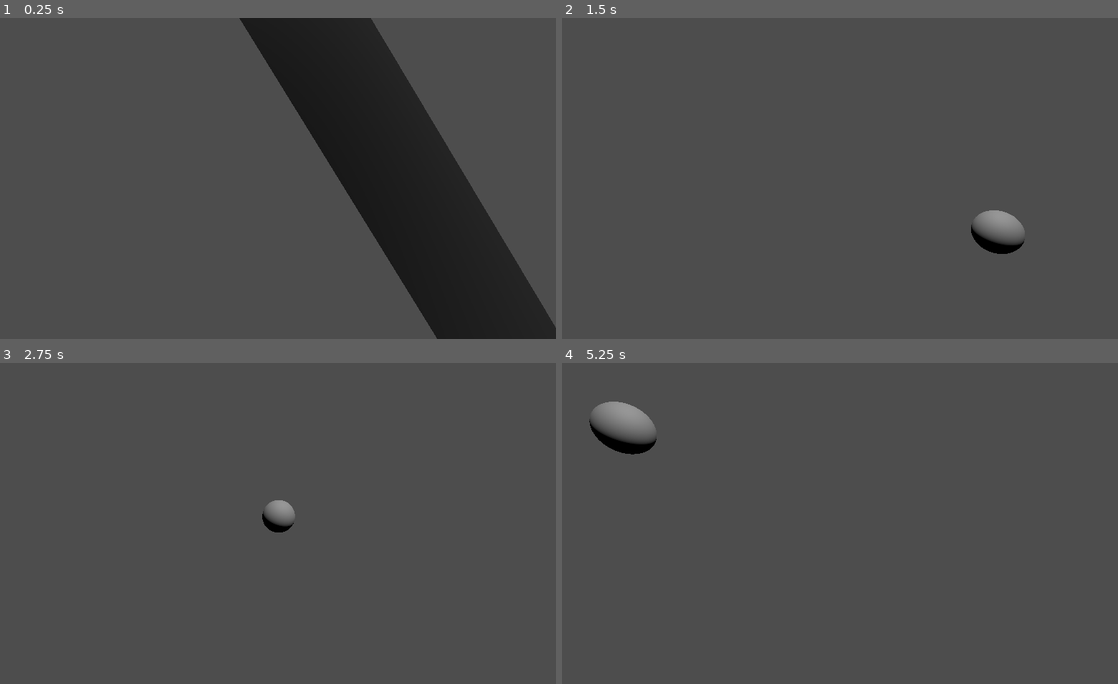
Above: before the commit, frames 1-4 (two rows, left to right).
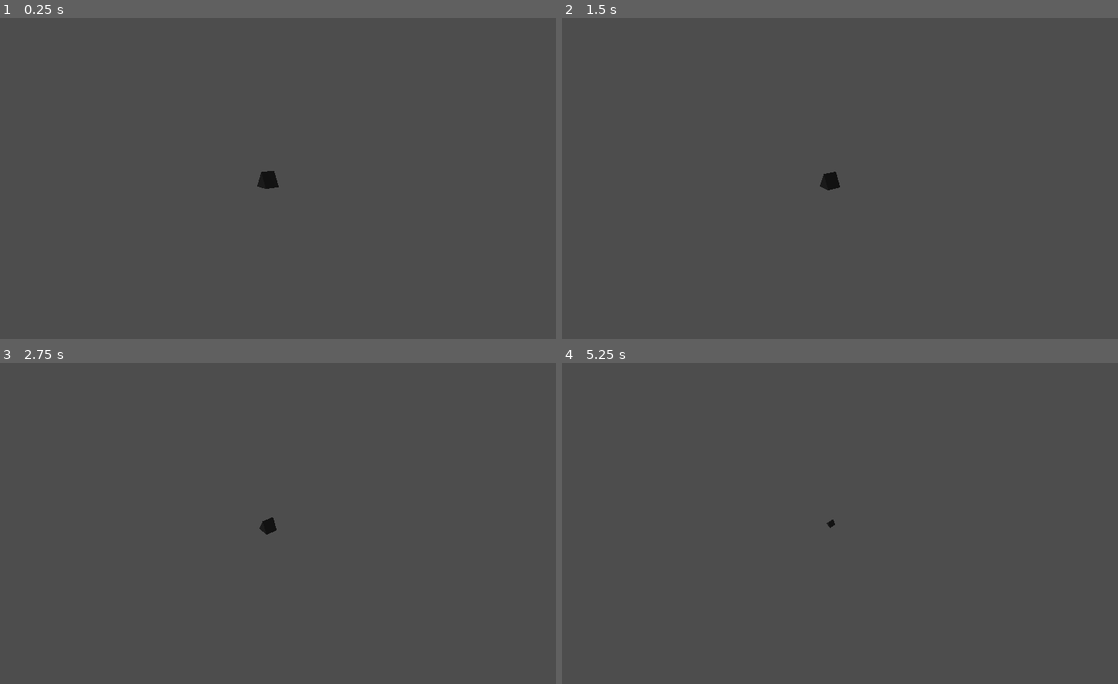
Above: after the commit, the same moments.

Repository: thygrrr/minijam-2023-11
Game: Godot game, scene res://game-moritz.tscn
Two runs of this game, one before a commit and one after it. Both use one fixed random seed, a clock stepped at 60 frames per second and the inputs below.
Inputs:
- Up to frame 1 (0.25 s): no input
- Up to frame 2 (1.5 s): no input
- Up to frame 3 (2.75 s): no input
- Up to frame 4 (5.25 s): no input

The runs differ from the first frame. In frame 1, 23% of the frame differs, in the area x 43-100%, y 0-100%; in frame 2, 0.9%; in frame 3, 0.4%; in frame 4, 1.2%.

Commit message:
Dog controller basic

Diff:
--- a/actors/dog.tscn
+++ b/actors/dog.tscn
@@ -1,19 +1,49 @@
-[gd_scene load_steps=4 format=3 uid="uid://c2pjx8xhnvbdk"]
+[gd_scene load_steps=8 format=3 uid="uid://c2pjx8xhnvbdk"]
 
 [ext_resource type="Material" uid="uid://bd2yiewuf2dcc" path="res://actors/dog-material.tres" id="1_2afv6"]
+[ext_resource type="Script" path="res://code/KinematicController.gd" id="1_30yob"]
+[ext_resource type="PackedScene" uid="uid://bx418t4qbicbr" path="res://camera/camera-rig.tscn" id="1_sbolm"]
+[ext_resource type="Script" path="res://code/SmoothRemoteTransform.gd" id="3_hhv7b"]
 
 [sub_resource type="SphereShape3D" id="SphereShape3D_7nbuy"]
 radius = 6.0
 
 [sub_resource type="PrismMesh" id="PrismMesh_b6brc"]
 
-[node name="Dog" type="Node3D"]
+[sub_resource type="SphereShape3D" id="SphereShape3D_qn481"]
 
-[node name="Area3D" type="Area3D" parent="."]
+[node name="Dog + Camera Scene" type="Node3D"]
 
-[node name="CollisionShape3D" type="CollisionShape3D" parent="Area3D"]
+[node name="Camera Rig" parent="." instance=ExtResource("1_sbolm")]
+transform = Transform3D(1, 0, 0, 0, 1, 0, 0, 0, 1, 0, 10, 9.38028)
+
+[node name="Follow Plane" parent="Camera Rig" index="0" node_paths=PackedStringArray("target")]
+top_level = true
+target = NodePath("../../Dog Controller/Dog Character Mesh")
+
+[node name="Camera3D" parent="Camera Rig/Follow Plane" index="0" node_paths=PackedStringArray("target")]
+transform = Transform3D(1, 0, 0, 0, 1, 0, 0, 0, 1, -0.000922889, 0.00114489, -0.00170684)
+target = NodePath("../../../Dog Controller/Dog Character Mesh")
+
+[node name="Dog Controller" type="CharacterBody3D" parent="." node_paths=PackedStringArray("observer")]
+script = ExtResource("1_30yob")
+observer = NodePath("../Camera Rig/Follow Plane/Camera3D")
+
+[node name="Smooth Mesh Mover" type="Node3D" parent="Dog Controller" node_paths=PackedStringArray("target")]
+script = ExtResource("3_hhv7b")
+target = NodePath("../Dog Character Mesh")
+
+[node name="Dog Infuence Area" type="Area3D" parent="Dog Controller"]
+
+[node name="CollisionShape3D" type="CollisionShape3D" parent="Dog Controller/Dog Infuence Area"]
 shape = SubResource("SphereShape3D_7nbuy")
 
-[node name="MeshInstance3D" type="MeshInstance3D" parent="."]
+[node name="Dog Character Mesh" type="MeshInstance3D" parent="Dog Controller"]
 mesh = SubResource("PrismMesh_b6brc")
+skeleton = NodePath("../..")
 surface_material_override/0 = ExtResource("1_2afv6")
+
+[node name="Dog Collision Shape" type="CollisionShape3D" parent="Dog Controller"]
+shape = SubResource("SphereShape3D_qn481")
+
+[editable path="Camera Rig"]
--- a/game-moritz.tscn
+++ b/game-moritz.tscn
@@ -1,35 +1,15 @@
-[gd_scene load_steps=5 format=3 uid="uid://tyked81fa7s"]
+[gd_scene load_steps=3 format=3 uid="uid://tyked81fa7s"]
 
 [ext_resource type="PackedScene" uid="uid://c2pjx8xhnvbdk" path="res://actors/dog.tscn" id="1_dh521"]
 [ext_resource type="PackedScene" uid="uid://cf1r412lc4j4y" path="res://actors/sheep.tscn" id="2_c4ghx"]
-[ext_resource type="PackedScene" uid="uid://bx418t4qbicbr" path="res://camera/camera-rig.tscn" id="3_k0u2v"]
-[ext_resource type="Script" path="res://code/SmoothRemoteTransform.gd" id="4_0oklt"]
 
 [node name="test-moritz" type="Node3D"]
 
-[node name="Dog" parent="." instance=ExtResource("1_dh521")]
+[node name="Dog Subscene" parent="." instance=ExtResource("1_dh521")]
 transform = Transform3D(1, 0, 0, 0, 1, 0, 0, 0, 1, -5.43786, -1.04697, -3.93095)
 
 [node name="Sheep" parent="." instance=ExtResource("2_c4ghx")]
 transform = Transform3D(1, 0, 0, 0, 1, 0, 0, 0, 1, 3.47221, 0, -5.43215)
 
-[node name="Camera Rig" parent="." instance=ExtResource("3_k0u2v")]
-transform = Transform3D(1, 0, 0, 0, 1, 0, 0, 0, 1, 0, 10, 9.38028)
-
-[node name="Follow Plane" parent="Camera Rig" index="0" node_paths=PackedStringArray("target")]
-top_level = true
-target = NodePath("Camera Target")
-
-[node name="Camera3D" parent="Camera Rig/Follow Plane" index="0" node_paths=PackedStringArray("target")]
-transform = Transform3D(1, 0, 0, 0, 1, 0, 0, 0, 1, -0.000922889, 0.00114489, -0.00170684)
-target = NodePath("../../../Dog")
-
-[node name="Camera Target" type="Node3D" parent="Camera Rig/Follow Plane" index="1" node_paths=PackedStringArray("target")]
-top_level = true
-script = ExtResource("4_0oklt")
-target = NodePath("../../../Dog")
-
 [node name="DirectionalLight3D" type="DirectionalLight3D" parent="."]
 transform = Transform3D(1, 0, 0, 0, 0.586033, 0.810287, 0, -0.810287, 0.586033, 0, 0, 0)
-
-[editable path="Camera Rig"]
